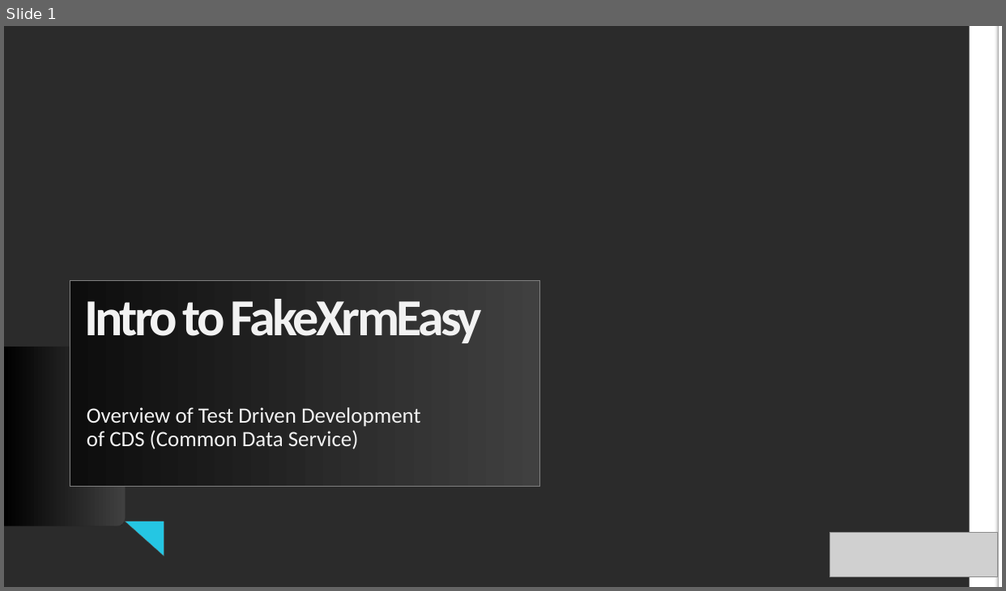
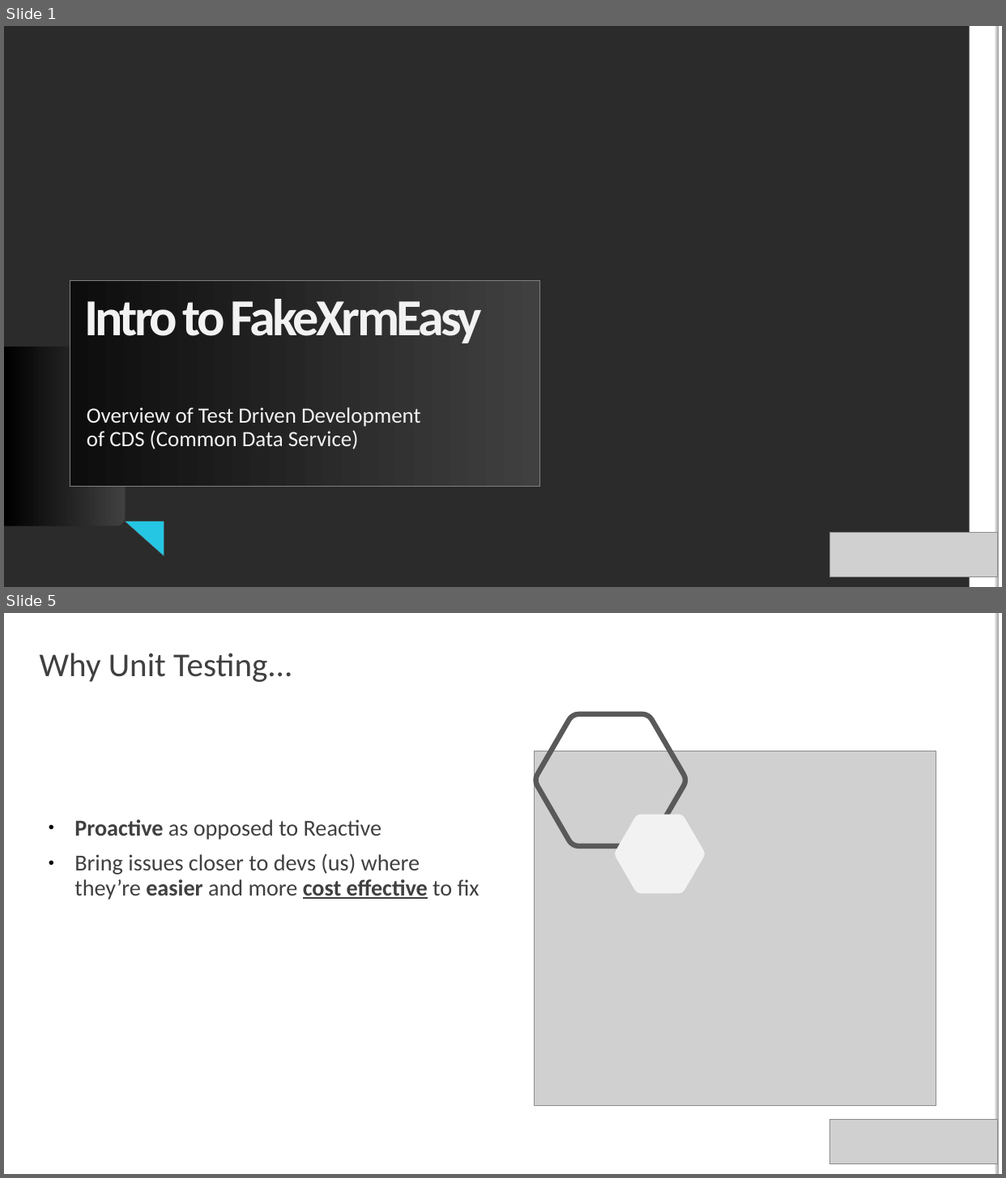
Before and after one commit to DynamicsValue/malaysia-bizappug-intro-to-fake-xrm-easy, a slide deck: Slides.pptx. Shown one above the other, each under a label of ours: slide 1 before the commit, slides 1 and 5 after it; the slides between them are not shown. The pictures are 1006x591 and 1006x1178 pixels, drawn with LibreOffice and Linux fonts; fonts in the diff are those of the drawing; grey boxes stand for pictures; background and template pictures are left out; a plain dark background stands for a picture behind light text. Boxes give left, top, right and bottom in pixels: in the first picture for what was removed or moved away, otherwise in the second. Text is boxed around its words. In the diff, an @@ line names an element or a change of style, - is before the commit and + after.

```diff
--- a/Slides.pptx
+++ b/Slides.pptx
@@ slide 5 added at bbox=[4, 613, 1002, 1174], background #FFFFFF; not listed: 2 template elements that a slide beside it also shows @@
@@ text added at bbox=[40, 653, 292, 682], 32 pt, text #404040 @@
+Why Unit Testing...
@@ freeform shape added at bbox=[535, 714, 686, 845], outline #595959 4.99 pt @@
@@ picture added at bbox=[535, 751, 936, 1105] @@
@@ text added at bbox=[74, 820, 479, 900], 22 pt, text #404040 @@
+● Proactive as opposed to Reactive
+● Bring issues closer to devs (us) where they’re easier and more cost effective to fix
@@ freeform shape added at bbox=[615, 815, 705, 894], fill #F2F2F2 @@
@@ picture added at bbox=[829, 1120, 997, 1165] @@
```
Also in this commit, not shown: 1 slide changed, 8 other slides added, 7 slides removed, 1 other file.
